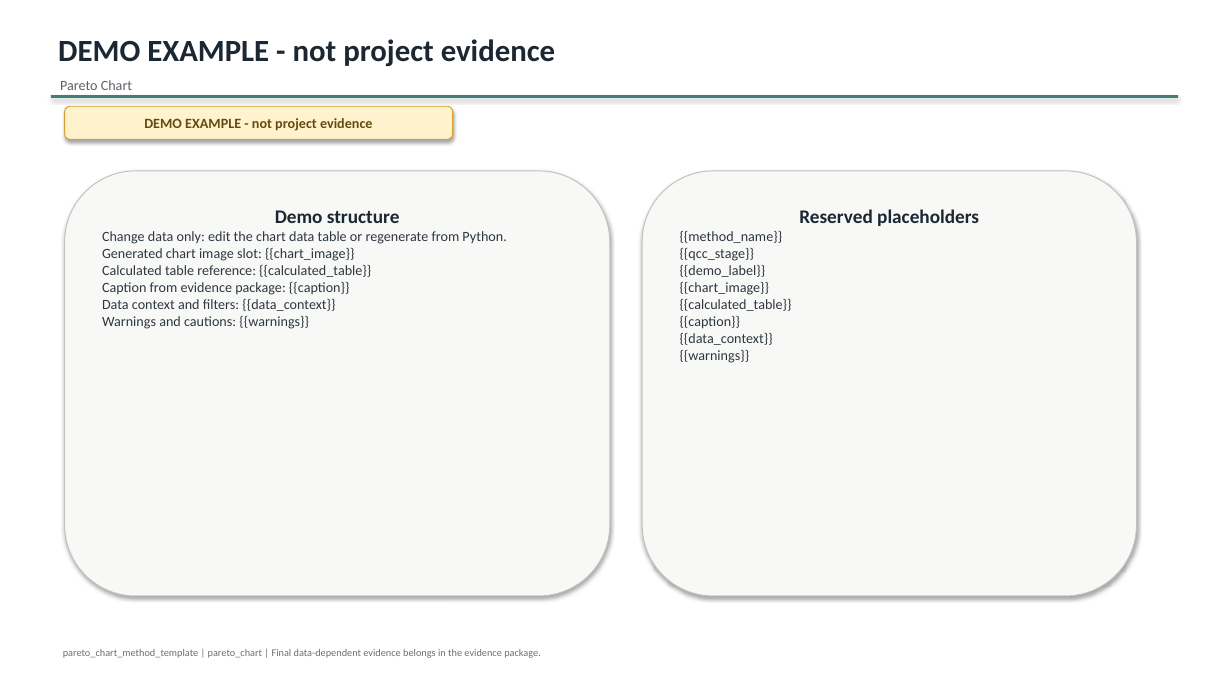
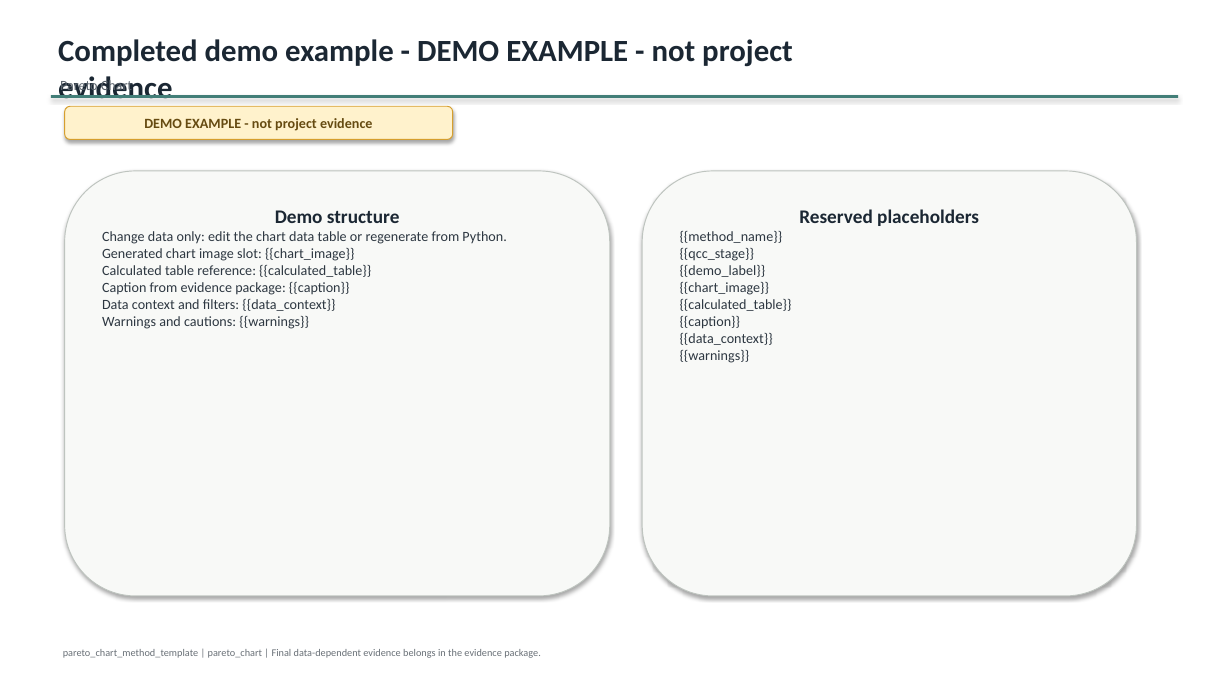
Before and after one commit to xiongxianfei/qcc-toolkit, a slide deck: slide 9 of templates/ppt/methods/pareto-chart-template.pptx (slide 3 before the commit). Drawn at 1232x693 pixels with LibreOffice and Linux fonts; fonts in the diff are those of the drawing. Boxes give left, top, right and bottom in pixels: in the first picture for what was removed or moved away, otherwise in the second. Text is boxed around its words. In the diff, an @@ line names an element or a change of style, - is before the commit and + after.

```diff
--- a/templates/ppt/methods/pareto-chart-template.pptx
+++ b/templates/ppt/methods/pareto-chart-template.pptx
@@ text at (x1=58, y1=39, x2=793, y2=99): text changed @@
-DEMO EXAMPLE - not project evidence
+Completed demo example - DEMO EXAMPLE - not project evidence
```
Also in this commit, not shown: 3 other slides changed, 6 slides added, 10 other files.
